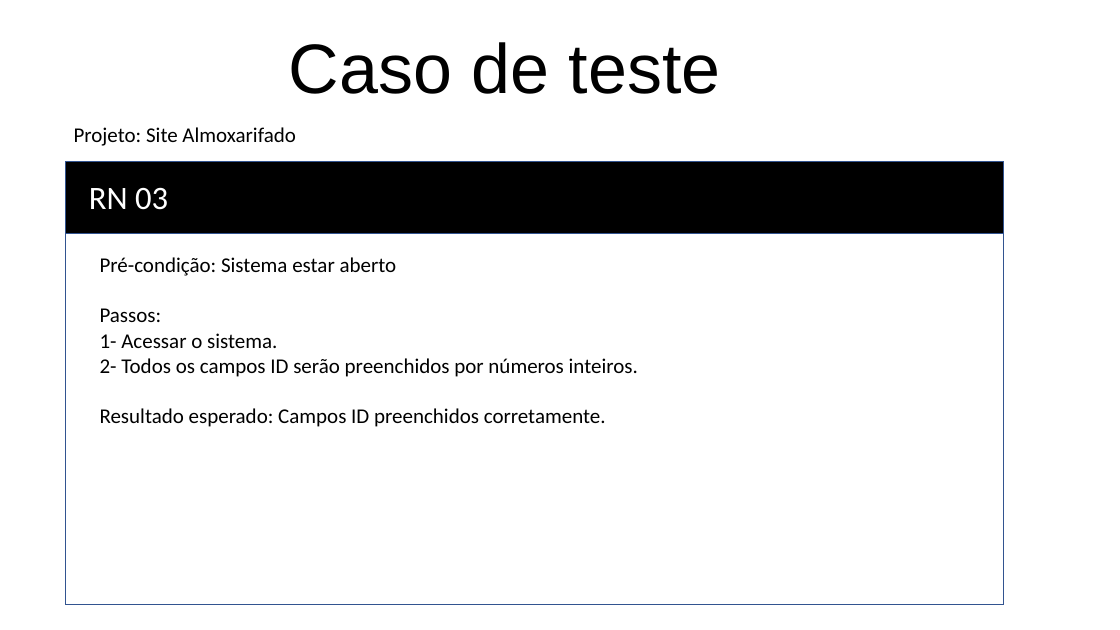
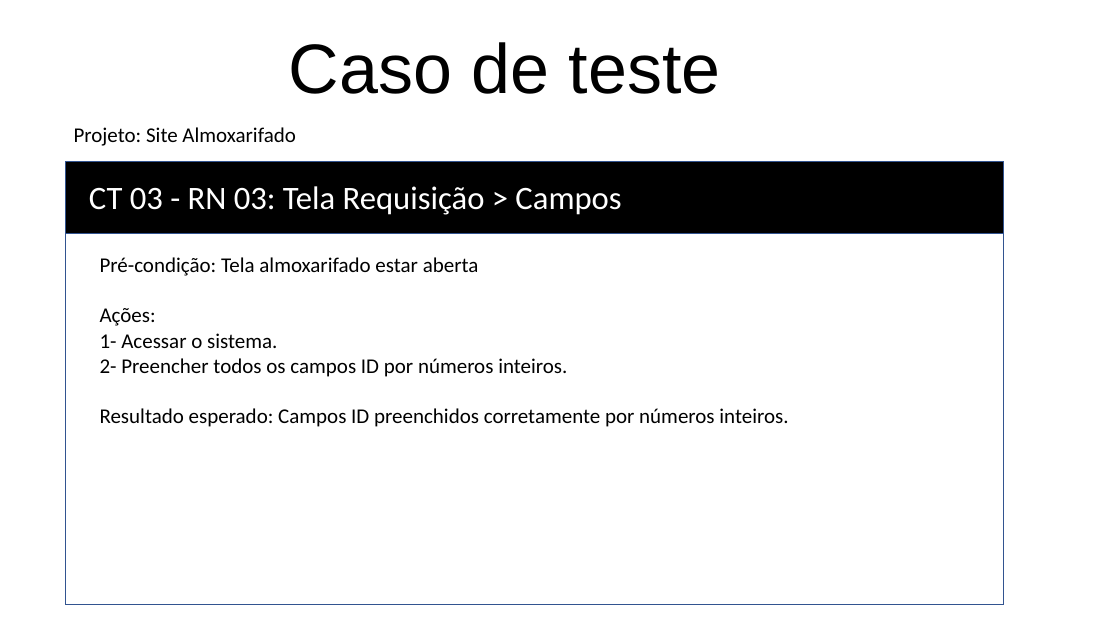
Before and after one commit to RaissaBarbs/Almoxarifado, a slide deck: slide 11 of RegrasNegocio/RN_Requisitos.pptx. Drawn at 1120x630 pixels with LibreOffice and Linux fonts; fonts in the diff are those of the drawing. Boxes give left, top, right and bottom in pixels: in the first picture for what was removed or moved away, otherwise in the second. Text is boxed around its words. In the diff, an @@ line names an element or a change of style, - is before the commit and + after.

```diff
--- a/RegrasNegocio/RN_Requisitos.pptx
+++ b/RegrasNegocio/RN_Requisitos.pptx
@@ text at [89, 186, 621, 215]: text changed @@
-RN 03
+CT 03 - RN 03: Tela Requisição > Campos
@@ text at [100, 257, 479, 326]: text changed @@
-Pré-condição: Sistema estar aberto
-Passos:
+Pré-condição: Tela almoxarifado estar aberta
+Ações:
@@ text at [100, 358, 788, 427]: text changed @@
-2- Todos os campos ID serão preenchidos por números inteiros.
-Resultado esperado: Campos ID preenchidos corretamente.
+2- Preencher todos os campos ID por números inteiros.
+Resultado esperado: Campos ID preenchidos corretamente por números inteiros.
```
Also in this commit, not shown: 6 other slides changed, 7 slides added, 1 other file.
